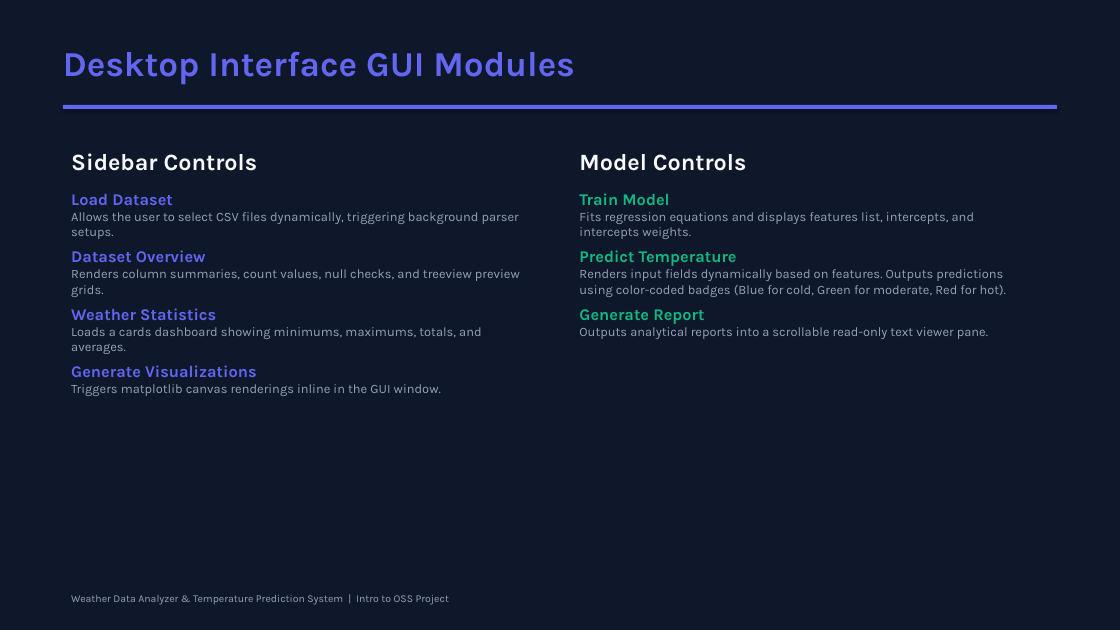
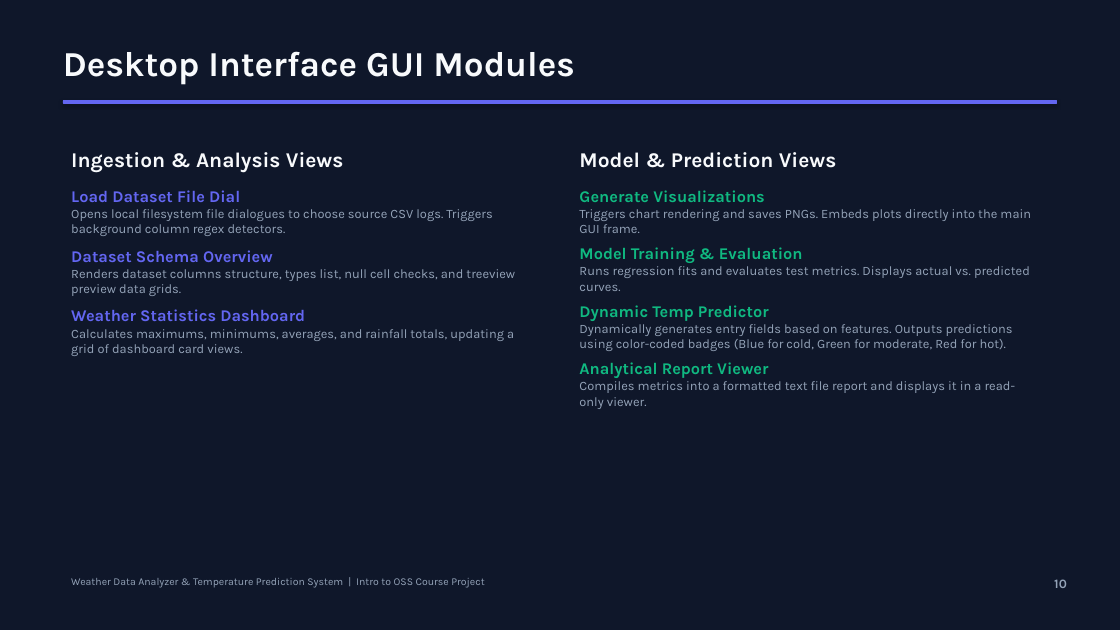
Before and after one commit to aperfectrio/weather-data-analyzer-and-prediction, a slide deck: slide 10 of Weather_Data_Analyzer_Presentation.pptx. Drawn at 1120x630 pixels with LibreOffice and Linux fonts; fonts in the diff are those of the drawing. Boxes give left, top, right and bottom in pixels: in the first picture for what was removed or moved away, otherwise in the second. Text is boxed around its words. In the diff, an @@ line names an element or a change of style, - is before the commit and + after.

Commit message:
Refactor presentation slide deck to match NIDS layout style

```diff
--- a/Weather_Data_Analyzer_Presentation.pptx
+++ b/Weather_Data_Analyzer_Presentation.pptx
@@ text "Desktop Interface GUI Modules" at bbox=[63, 51, 574, 85]: text colour #6366F1 to #F8FAFC @@
@@ rectangle: place and size @@
-rectangle at bbox=[63, 105, 1057, 108]
+rectangle at bbox=[63, 101, 1057, 103]
@@ text at bbox=[71, 152, 515, 356]: text changed @@
-Sidebar Controls
-Load Dataset
-Allows the user to select CSV files dynamically, triggering background parser setups.
-Dataset Overview
-Renders column summaries, count values, null checks, and treeview preview grids.
-Weather Statistics
-Loads a cards dashboard showing minimums, maximums, totals, and averages.
-Generate Visualizations
-Triggers matplotlib canvas renderings inline in the GUI window.
+Ingestion & Analysis Views
+Load Dataset File Dial
+Opens local filesystem file dialogues to choose source CSV logs. Triggers background column regex detectors.
+Dataset Schema Overview
+Renders dataset columns structure, types list, null cell checks, and treeview preview data grids.
+Weather Statistics Dashboard
+Calculates maximums, minimums, averages, and rainfall totals, updating a grid of dashboard card views.
@@ text at bbox=[579, 152, 1030, 409]: text changed @@
-Model Controls
-Train Model
-Fits regression equations and displays features list, intercepts, and intercepts weights.
-Predict Temperature
-Renders input fields dynamically based on features. Outputs predictions using color-coded badges (Blue for cold, Green for moderate, Red for hot).
-Generate Report
-Outputs analytical reports into a scrollable read-only text viewer pane.
+Model & Prediction Views
+Generate Visualizations
+Triggers chart rendering and saves PNGs. Embeds plots directly into the main GUI frame.
+Model Training & Evaluation
+Runs regression fits and evaluates test metrics. Displays actual vs. predicted curves.
+Dynamic Temp Predictor
+Dynamically generates entry fields based on features. Outputs predictions using color-coded badges (Blue for cold, Green for moderate, Red for hot).
+Analytical Report Viewer
+Compiles metrics into a formatted text file report and displays it in a read-only viewer.
@@ text at bbox=[71, 578, 484, 588]: text changed @@
-Weather Data Analyzer & Temperature Prediction System | Intro to OSS Project
+Weather Data Analyzer & Temperature Prediction System | Intro to OSS Course Project
@@ text added at bbox=[1054, 579, 1067, 588], 11 pt, text #94A3B8, bold @@
+10
```
Also in this commit, not shown: 9 other slides changed, 4 slides added, 4 slides removed.
